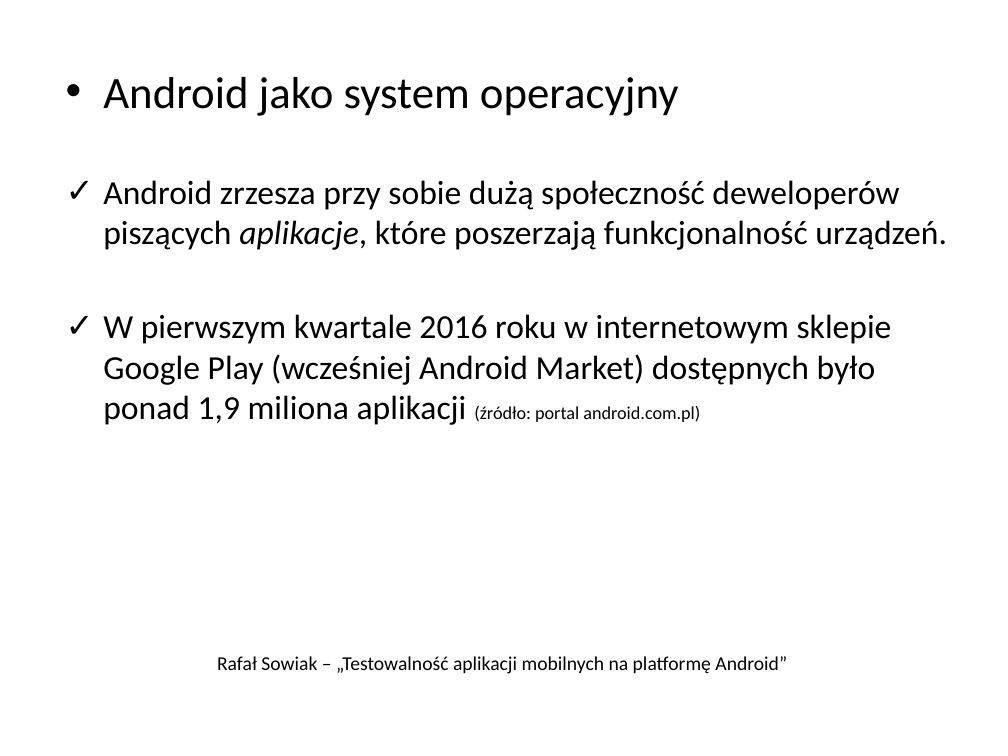
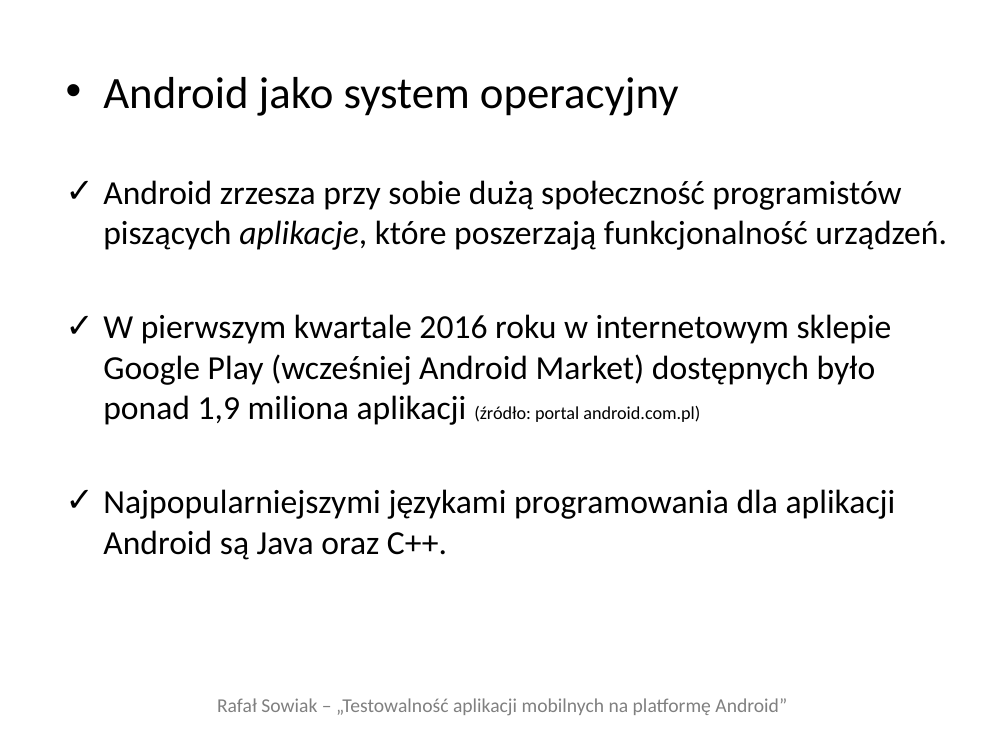
Before and after one commit to adventurewrites/mgr_info, a slide deck: slide 4 of rafal-sowiak-prezentacja-v1.pptx (slide 5 before the commit). Drawn at 1008x756 pixels with LibreOffice and Linux fonts; fonts in the diff are those of the drawing. Boxes give left, top, right and bottom in pixels: in the first picture for what was removed or moved away, otherwise in the second. Text is boxed around its words. In the diff, an @@ line names an element or a change of style, - is before the commit and + after.

```diff
--- a/rafal-sowiak-prezentacja-v1.pptx
+++ b/rafal-sowiak-prezentacja-v1.pptx
@@ text at (x1=103, y1=180, x2=947, y2=250): text changed @@
-✓ Android zrzesza przy sobie dużą społeczność deweloperów piszących aplikacje, które poszerzają funkcjonalność urządzeń.
+✓ Android zrzesza przy sobie dużą społeczność programistów piszących aplikacje, które poszerzają funkcjonalność urządzeń.
@@ text at (x1=103, y1=489, x2=896, y2=560): paragraph added @@
+✓ Najpopularniejszymi językami programowania dla aplikacji Android są Java oraz C++.
@@ title "Rafał Sowiak – „Testowalność aplikacji ..." moved from (x1=217, y1=656, x2=787, y2=674) to (x1=217, y1=698, x2=787, y2=716) @@
@@ title "Rafał Sowiak – „Testowalność aplikacji ..." at (x1=217, y1=698, x2=787, y2=716): text colour #000000 to #808080 @@
```
Also in this commit, not shown: 7 other slides changed, 3 slides added, 8 slides removed, 3 other files.
